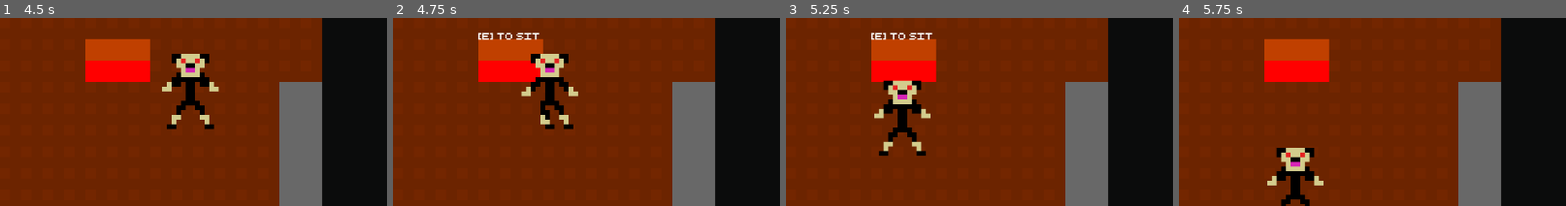
Above: before the commit, frames 1-4 (left to right).
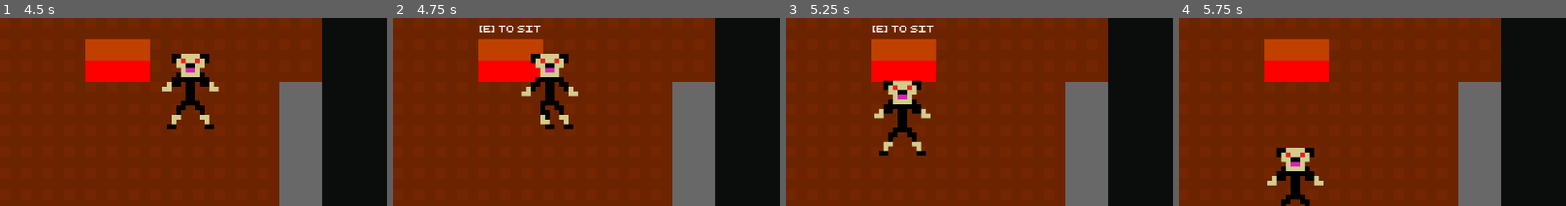
Above: after the commit, the same moments.

Repository: HuskyGameDev/2024f-team12
Game: Godot game, scene res://Scenes/Levels/LevelOne/LevelOne.tscn
The game is run twice, just before and just after one commit, with the same random seed, the same clock (stepped at 60 frames per second) and the same inputs.
Inputs:
- Up to frame 1 (4.5 s): tap E (primary_action) at 0.5, 1.35, 2, 2.85, 3.5, 4.35 s; hold D (right) 0.53-1.28 s; hold E (primary_action) 0.53-1.28 s; hold S (down) 1.28-2.03 s; hold D (right) 2.03-2.78 s; hold E (primary_action) 2.03-2.78 s; hold W (up) 2.78-3.53 s; hold E (primary_action) 3.53-4.28 s; hold A (left) from 3.53 s (still down)
- Up to frame 2 (4.75 s): keep holding A (left)
- Up to frame 3 (5.25 s): release A (left) at 5.03 s; hold S (down) from 5.03 s (still down); hold E (primary_action) from 5.03 s (still down)
- Up to frame 4 (5.75 s): keep holding S (down); keep holding E (primary_action)
The pictures show only the part of the screen within x 33-83%, y 24-74%; the shares and areas given below are measured in that part.

Frame 1 is identical in both runs. In frame 2, 0.7% of the frame differs, in the area x 22-39%, y 4-12%; in frame 3, 0.7%; in frame 4, nothing differs.

Commit message:
InteractionTesting
Confirmed that the interaction method works as a child of the level instead of just as an instantiated scene

Diff:
--- a/Scenes/Levels/LevelOne/LevelOne.tscn
+++ b/Scenes/Levels/LevelOne/LevelOne.tscn
@@ -1,10 +1,12 @@
-[gd_scene load_steps=9 format=4 uid="uid://ds48r3xyl0b6t"]
+[gd_scene load_steps=12 format=4 uid="uid://ds48r3xyl0b6t"]
 
 [ext_resource type="Script" path="res://Scenes/Levels/LevelOne/Scripts/level_one.gd" id="1_5k5ub"]
 [ext_resource type="Texture2D" uid="uid://b1kixrj5x0ik2" path="res://Sprites/Environment Sprites/PlaceHolderArt/placeholder_concrete.png.png" id="2_lfocg"]
 [ext_resource type="PackedScene" uid="uid://dsb6qweu63nh3" path="res://Scenes/Characters/Player/Player.tscn" id="2_rgidp"]
 [ext_resource type="Texture2D" uid="uid://biuntbb4i3avi" path="res://Sprites/Environment Sprites/PlaceHolderArt/OfficeMockArt32px (2).png" id="3_l5cet"]
 [ext_resource type="PackedScene" uid="uid://cs72m54ygikjt" path="res://Scenes/Interactions/LevelOneInteractables/desk_interaction.tscn" id="5_f5ytj"]
+[ext_resource type="Script" path="res://Scenes/Levels/LevelOne/couch_interaction.gd" id="6_7vpgk"]
+[ext_resource type="PackedScene" uid="uid://hun6u6rotecx" path="res://Scenes/Interactions/InteractionArea/InteractionArea.tscn" id="7_b4dob"]
 
 [sub_resource type="TileSetAtlasSource" id="TileSetAtlasSource_d70sa"]
 texture = ExtResource("2_lfocg")
@@ -30,6 +32,8 @@
 physics_layer_0/collision_layer = 1
 sources/3 = SubResource("TileSetAtlasSource_nsrow")
 sources/1 = SubResource("TileSetAtlasSource_d70sa")
+
+[sub_resource type="CapsuleShape2D" id="CapsuleShape2D_jybf8"]
 
 [node name="Level One" type="Node2D"]
 script = ExtResource("1_5k5ub")
@@ -69,4 +73,15 @@
 position = Vector2(559, 490)
 
 [node name="DeskInteraction" parent="." instance=ExtResource("5_f5ytj")]
-position = Vector2(558, 276)
+position = Vector2(560, 265)
+
+[node name="CouchInteraction" type="Node2D" parent="."]
+position = Vector2(300, 385)
+script = ExtResource("6_7vpgk")
+
+[node name="InteractionArea" parent="CouchInteraction" instance=ExtResource("7_b4dob")]
+scale = Vector2(8, 8)
+action_name = "sit"
+
+[node name="CollisionShape2D" type="CollisionShape2D" parent="CouchInteraction/InteractionArea"]
+shape = SubResource("CapsuleShape2D_jybf8")
--- /dev/null
+++ b/Scenes/Levels/LevelOne/couch_interaction.gd
@@ -0,0 +1,9 @@
+extends Node2D
+
+@onready var interaction_area: InteractionArea = $InteractionArea
+
+func _ready():
+	interaction_area.interact = Callable(self, "_on_interact")
+
+func _on_interact():
+	print("This is a couch!")
